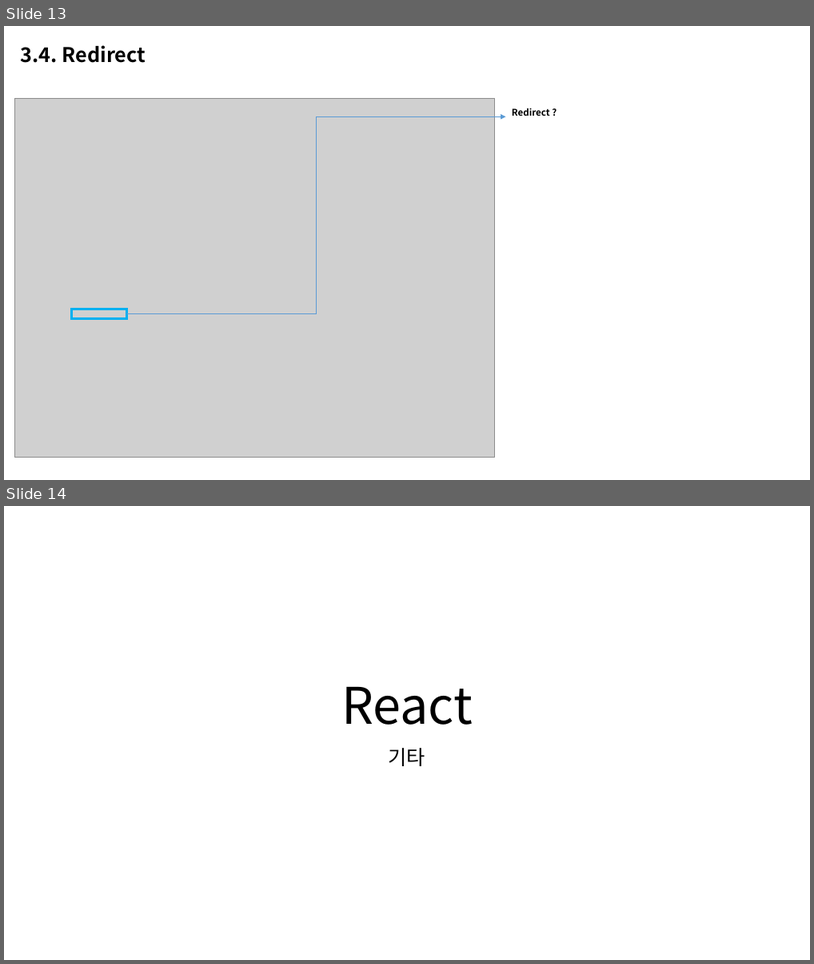
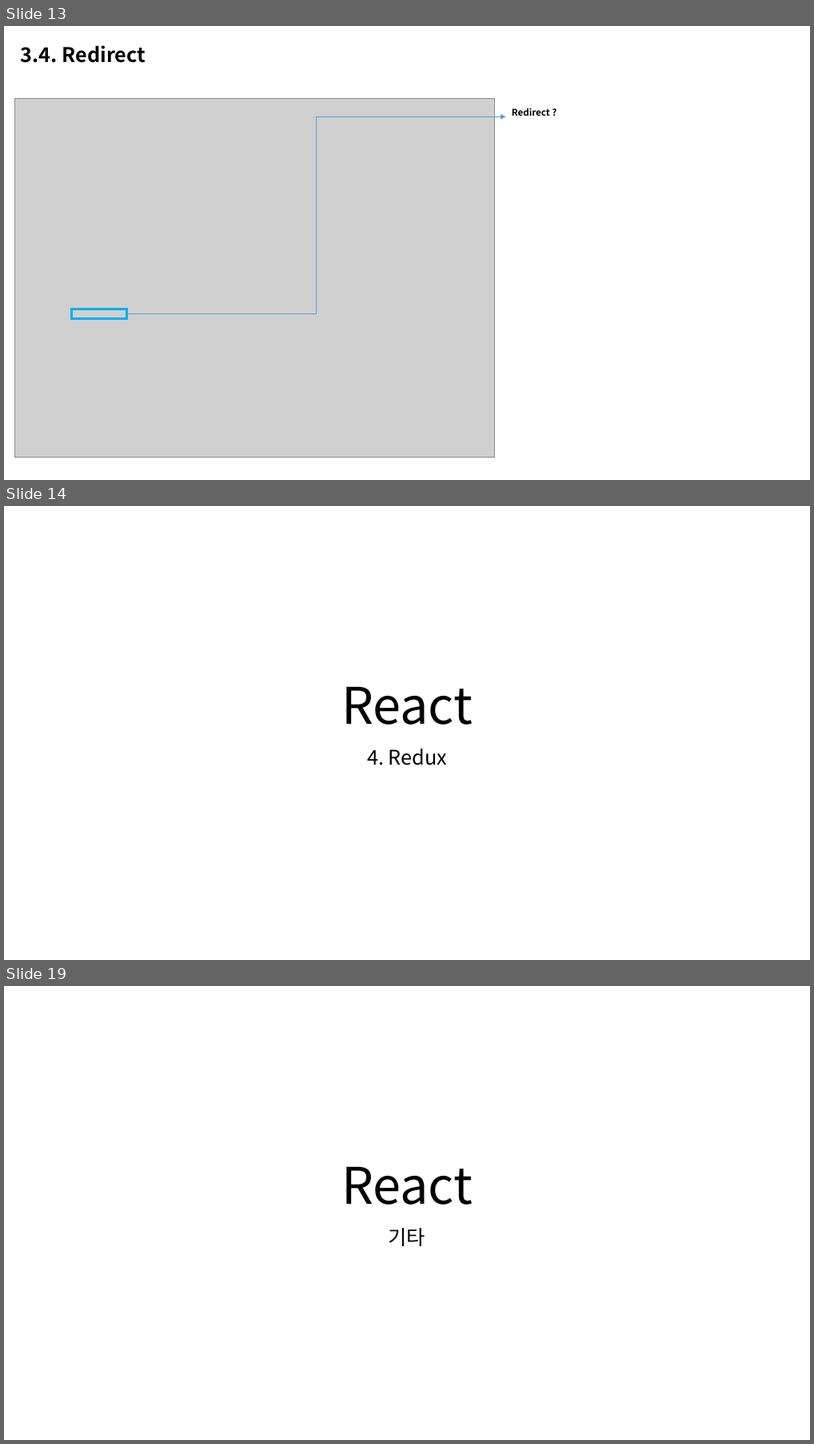
Before and after one commit to junni3h/insummnia, a slide deck: docs/리액트 정리.pptx. Shown one above the other, each under a label of ours: slides 13 and 14 before the commit, slides 13, 14 and 19 after it; the slides between them are not shown. The pictures are 814x964 and 814x1444 pixels, drawn with LibreOffice and Linux fonts; fonts in the diff are those of the drawing; grey boxes stand for pictures. Boxes give left, top, right and bottom in pixels: in the first picture for what was removed or moved away, otherwise in the second. Text is boxed around its words. In the diff, an @@ line names an element or a change of style, - is before the commit and + after.

Commit message:
2020-01-17 / 황세준 / React Pjt 추가 및 문서 수정

```diff
--- a/docs/리액트 정리.pptx
+++ b/docs/리액트 정리.pptx
@@ slide 14 added at [4, 506, 810, 960], background #FFFFFF @@
@@ title added at [342, 686, 473, 724], 60 pt, text #000000 @@
+React
@@ subtitle added at [367, 748, 447, 765], 24 pt, text #000000 @@
+4. Redux
@@ what was slide 14 is now slide 19 @@
```
Also in this commit, not shown: 4 other slides added.
